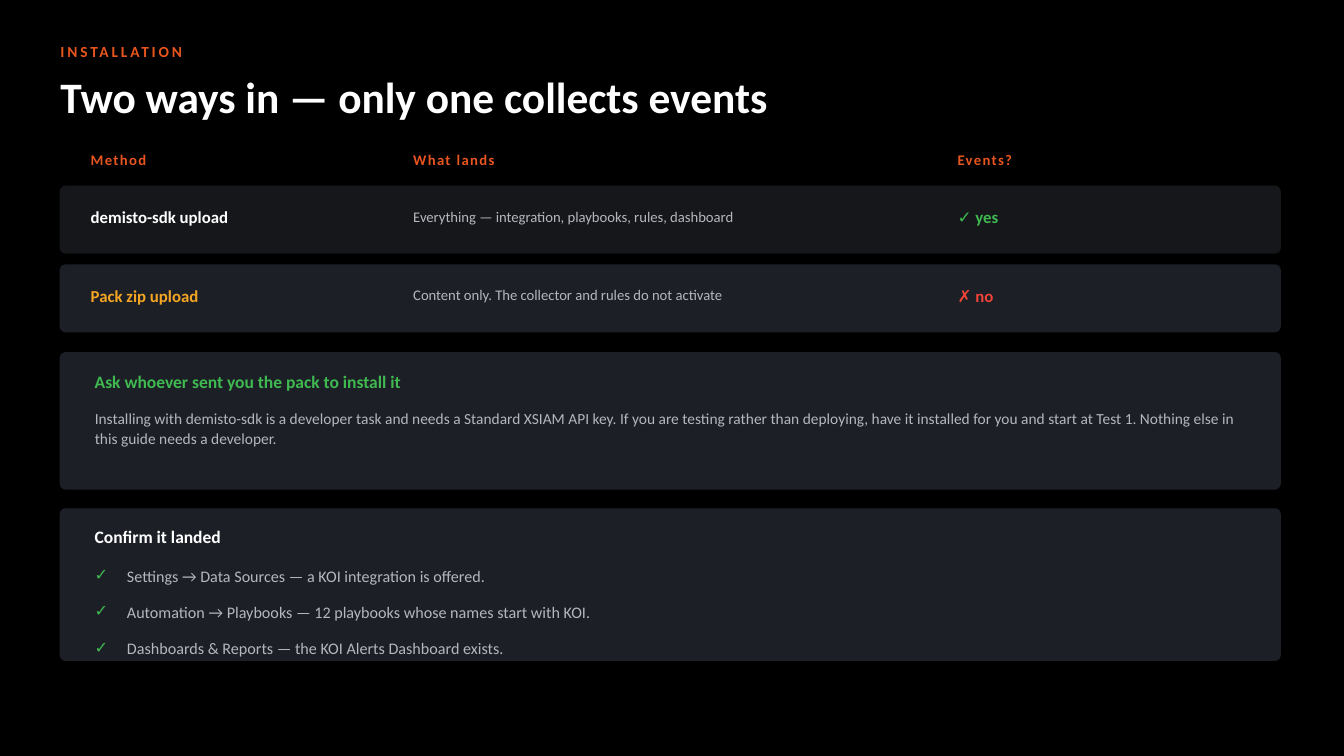
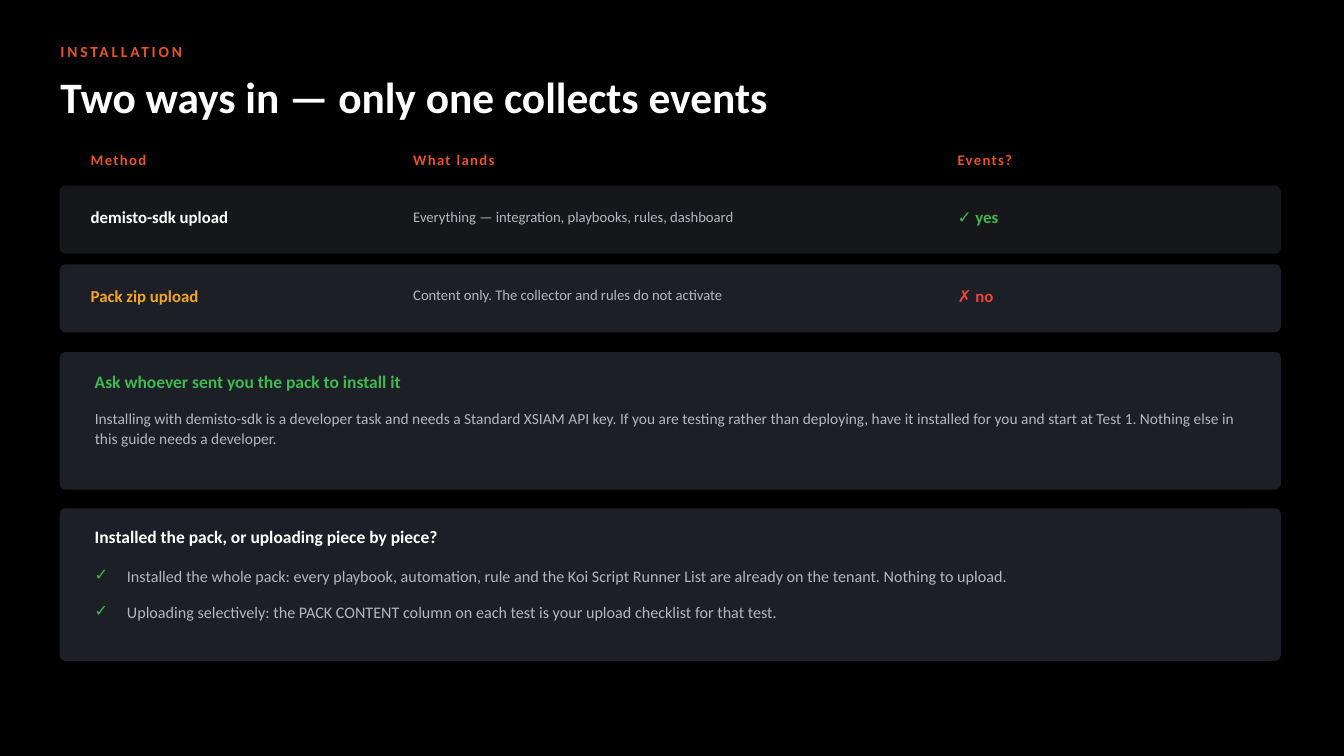
Before and after one commit to ayman-m/koi-xsiam-pack, a slide deck: slide 5 of docs/KOI_Content_Pack_Test_Guide.pptx. Drawn at 1344x756 pixels with LibreOffice and Linux fonts; fonts in the diff are those of the drawing. Boxes give left, top, right and bottom in pixels: in the first picture for what was removed or moved away, otherwise in the second. Text is boxed around its words. In the diff, an @@ line names an element or a change of style, - is before the commit and + after.

```diff
--- a/docs/KOI_Content_Pack_Test_Guide.pptx
+++ b/docs/KOI_Content_Pack_Test_Guide.pptx
@@ text at bbox=[95, 530, 438, 546]: text changed @@
-Confirm it landed
+Installed the pack, or uploading piece by piece?
@@ text at bbox=[127, 571, 1006, 585]: text changed @@
-Settings → Data Sources — a KOI integration is offered.
+Installed the whole pack: every playbook, automation, rule and the Koi Script Runner List are already on the tenant. Nothing to upload.
@@ text at bbox=[127, 607, 777, 621]: text changed @@
-Automation → Playbooks — 12 playbooks whose names start with KOI.
+Uploading selectively: the PACK CONTENT column on each test is your upload checklist for that test.
@@ text removed at bbox=[95, 637, 119, 665] @@
-✓
@@ text removed at bbox=[127, 643, 503, 657] @@
-Dashboards & Reports — the KOI Alerts Dashboard exists.
```
Also in this commit, not shown: 1 other slide changed, 2 other files.
